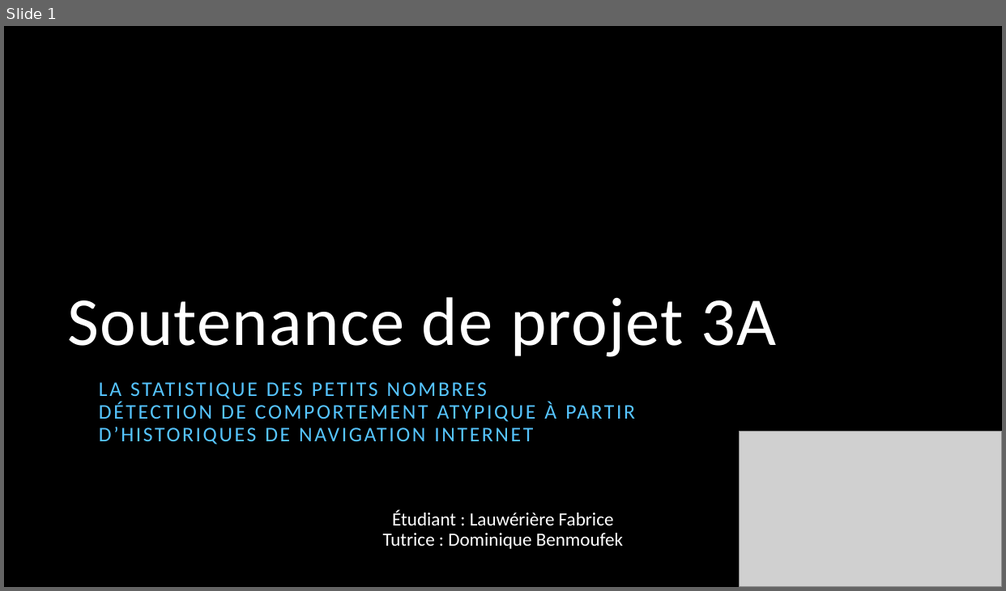
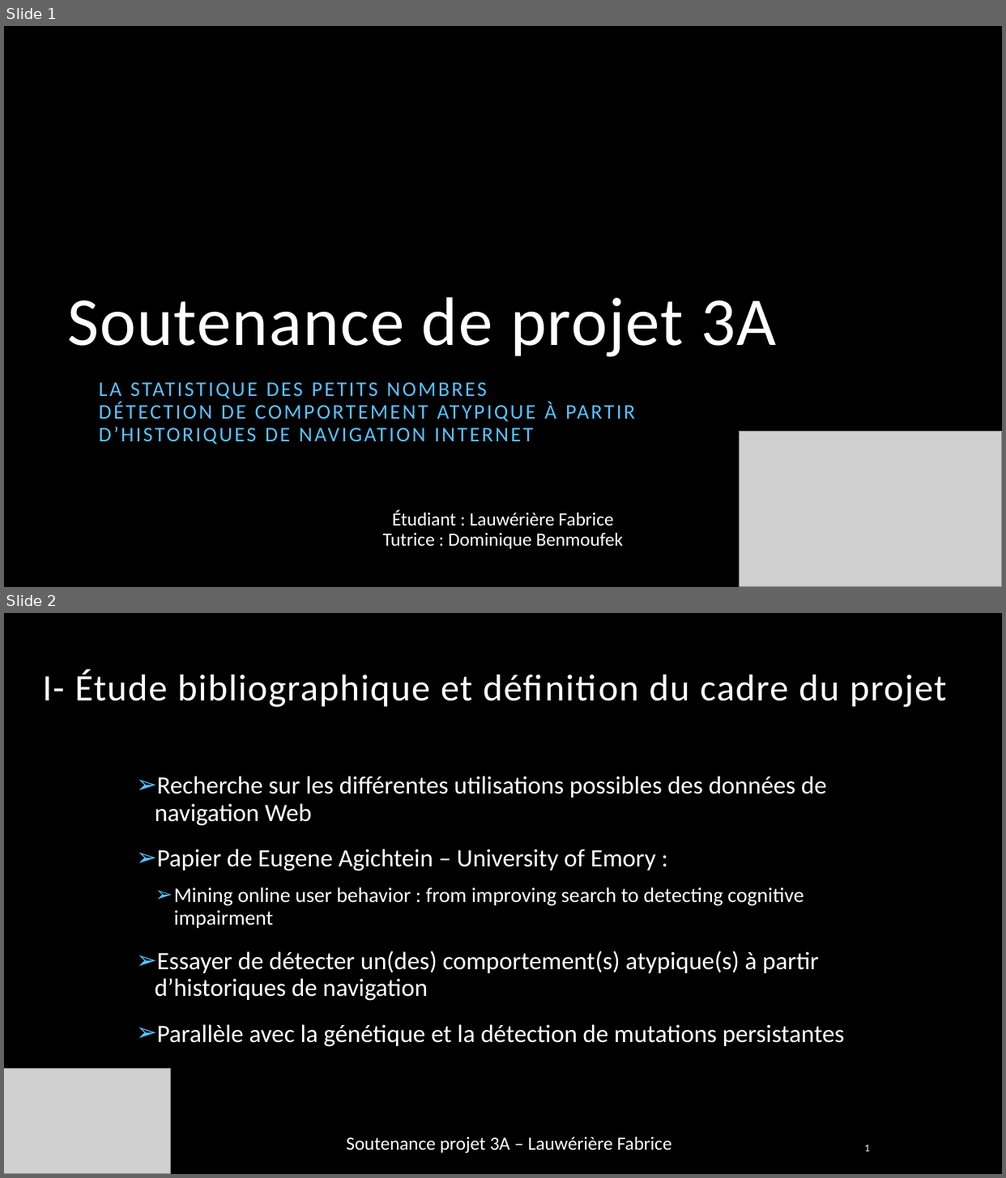
Before and after one commit to fabrice-lauweriere/projet3a-AtypicDetection, a slide deck: Documents/soutenance/soutenanceProjet3A.pptx. Shown one above the other, each under a label of ours: slide 1 before the commit, slides 1 and 2 after it. The pictures are 1006x591 and 1006x1178 pixels, drawn with LibreOffice and Linux fonts; fonts in the diff are those of the drawing; grey boxes stand for pictures; background and template pictures are left out. Boxes give left, top, right and bottom in pixels: in the first picture for what was removed or moved away, otherwise in the second. Text is boxed around its words. In the diff, an @@ line names an element or a change of style, - is before the commit and + after.

```diff
--- a/Documents/soutenance/soutenanceProjet3A.pptx
+++ b/Documents/soutenance/soutenanceProjet3A.pptx
@@ slide 2 added at (4,613,1002,1174), background picture (left out) @@
@@ title added at (43,670,946,707), 36 pt, text #FFFFFF @@
+I- Étude bibliographique et définition du cadre du projet
@@ text added at (155,776,844,1047), 24 pt, text #FFFFFF @@
+➢ Recherche sur les différentes utilisations possibles des données de navigation Web
+➢ Papier de Eugene Agichtein – University of Emory :
+  ➢ Mining online user behavior : from improving search to detecting cognitive impairment
+➢ Essayer de détecter un(des) comportement(s) atypique(s) à partir d’historiques de navigation
+➢ Parallèle avec la génétique et la détection de mutations persistantes
@@ picture added at (4,1068,170,1174) @@
@@ text added at (346,1137,672,1153), 18 pt, text #FFFFFF @@
+Soutenance projet 3A – Lauwérière Fabrice
@@ page number added at (864,1145,869,1152), 10 pt, text #FFFFFF @@
+1
```
Also in this commit, not shown: 6 other slides added, 17 other files.
